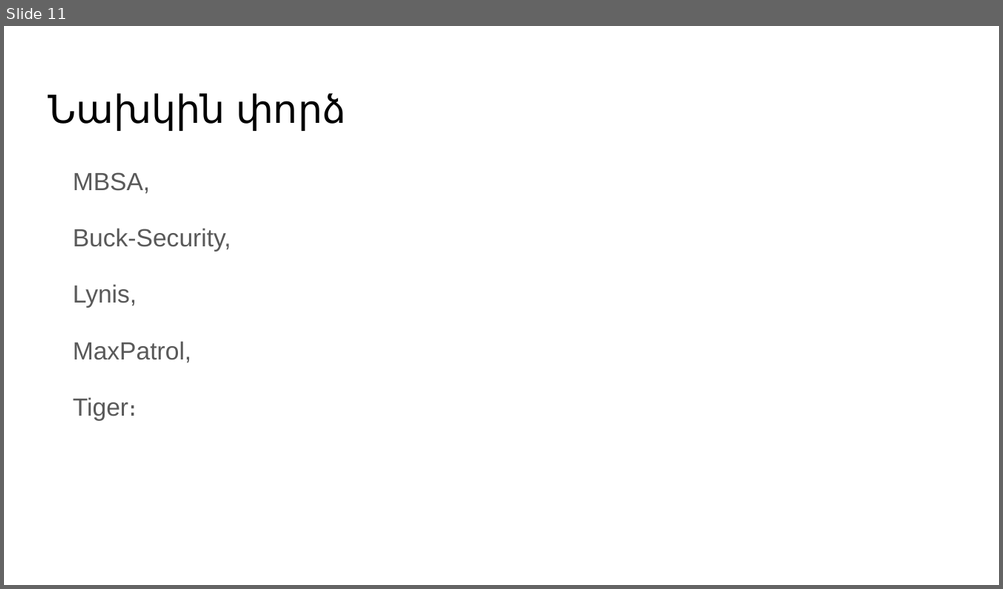
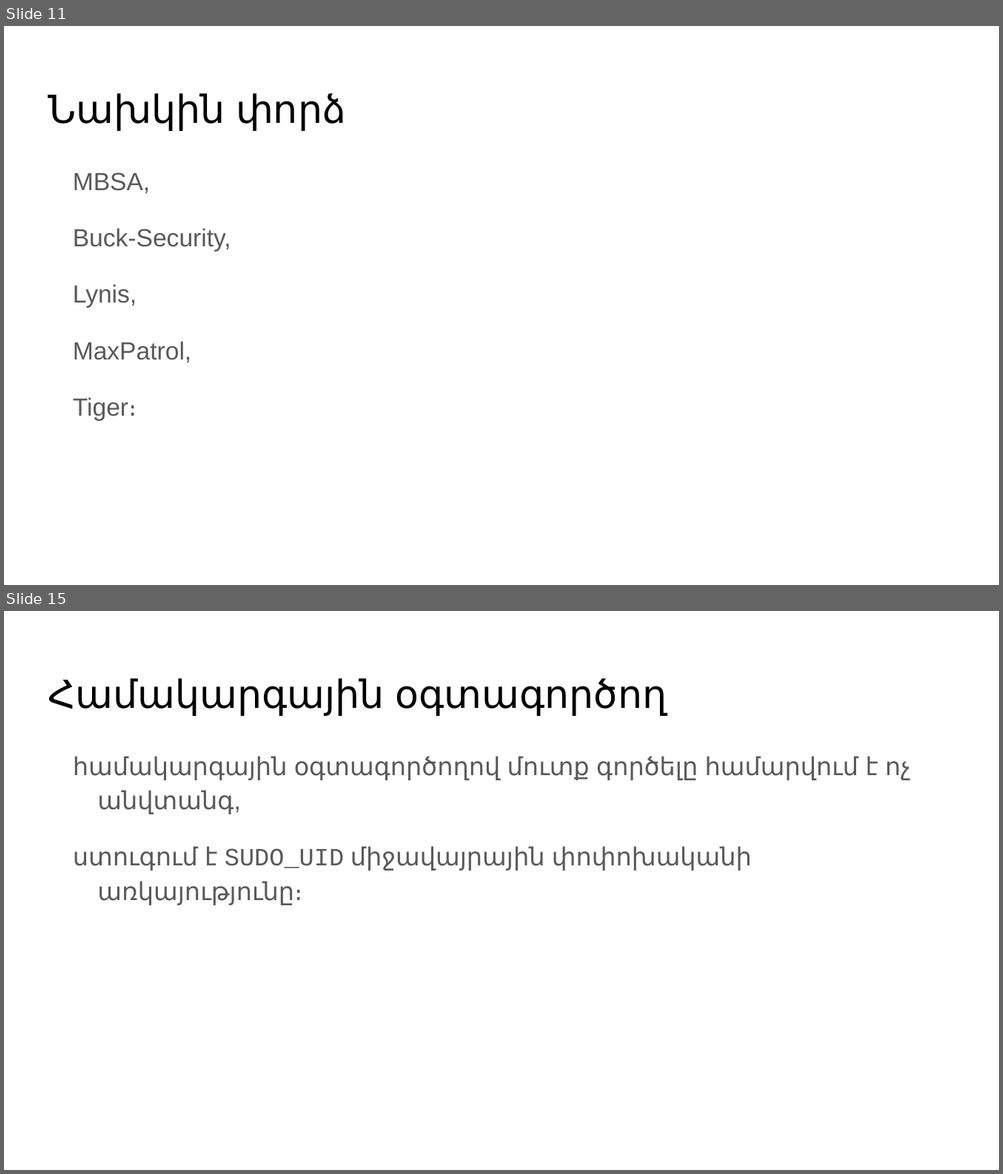
Before and after one commit to axper/lmap, a slide deck: tex/2016/presentation/presentation.pptx. Shown one above the other, each under a label of ours: slide 11 before the commit, slides 11 and 15 after it; the slides between them are not shown. The pictures are 1003x589 and 1003x1174 pixels, drawn with LibreOffice and Linux fonts; fonts in the diff are those of the drawing. Boxes give left, top, right and bottom in pixels: in the first picture for what was removed or moved away, otherwise in the second. Text is boxed around its words. In the diff, an @@ line names an element or a change of style, - is before the commit and + after.

```diff
--- a/tex/2016/presentation/presentation.pptx
+++ b/tex/2016/presentation/presentation.pptx
@@ slide 15 added at bbox=[4, 611, 999, 1170], background #FFFFFF @@
@@ title added at bbox=[48, 678, 667, 716], 28 pt, text #000000 @@
+Համակարգային օգտագործող
@@ text added at bbox=[73, 756, 910, 906], 18 pt, text #595959 @@
+համակարգային օգտագործողով մուտք գործելը համարվում է ոչ անվտանգ,
+ստուգում է SUDO_UID միջավայրային փոփոխականի առկայությունը։
```
Also in this commit, not shown: 7 slides changed, 5 other slides added, 2 other files.
